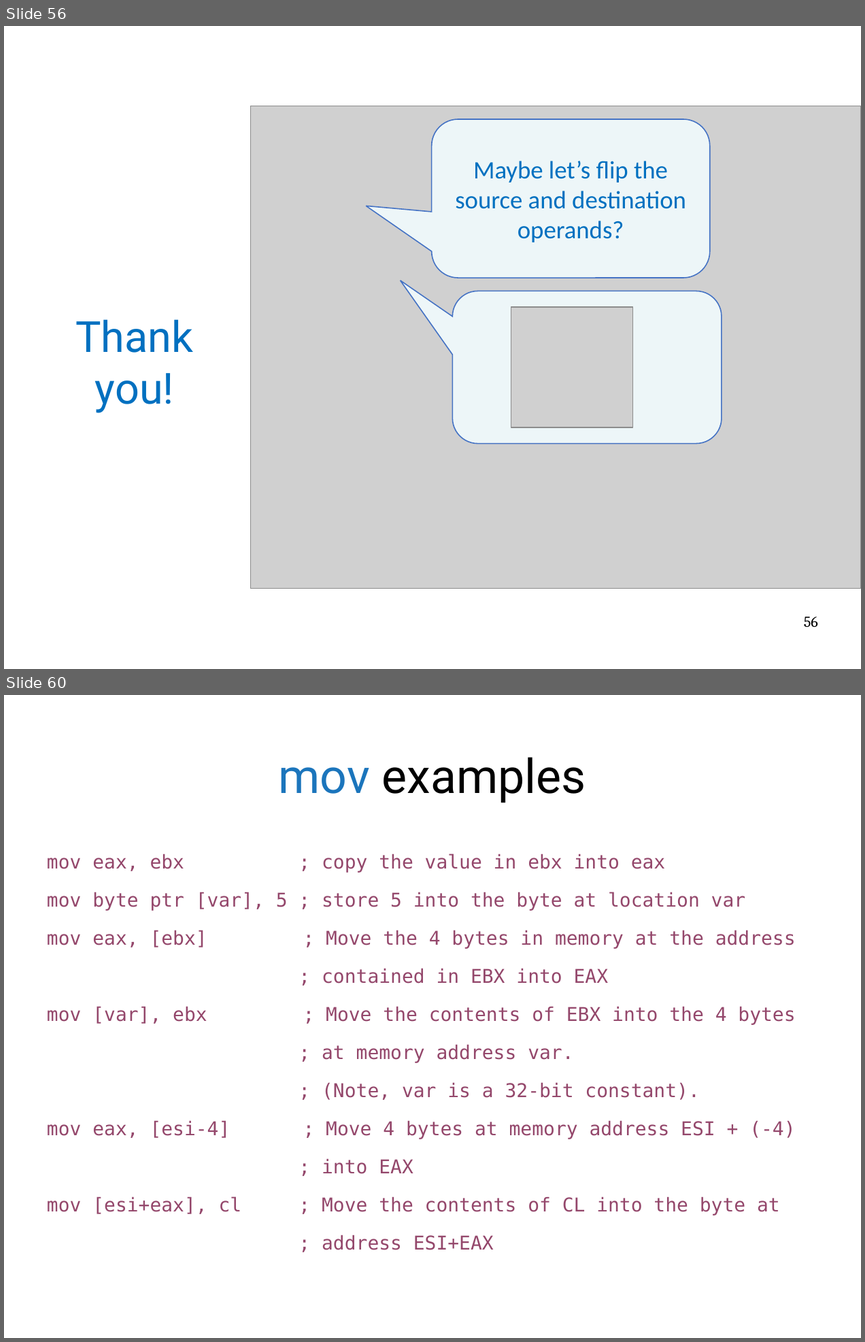
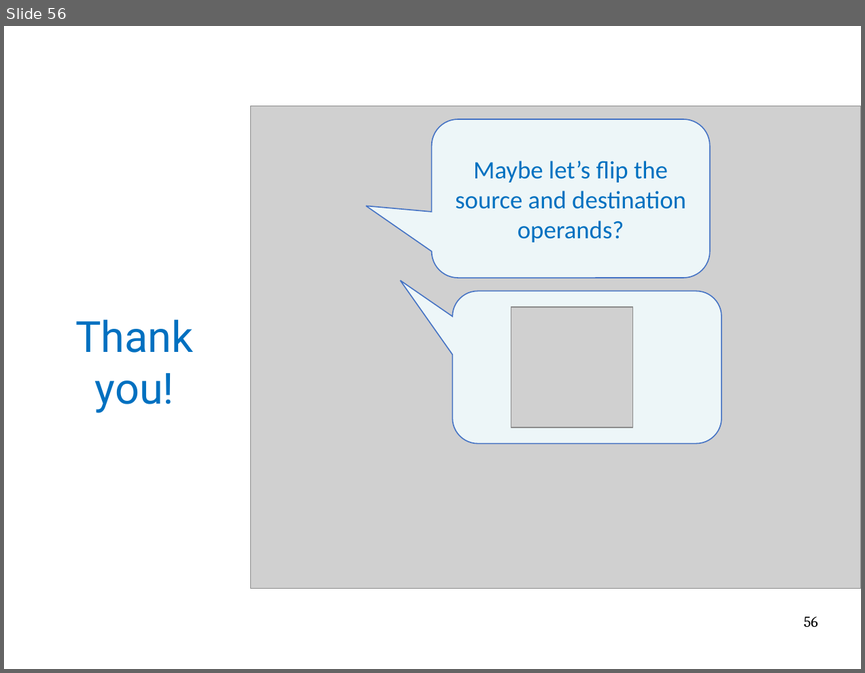
Before and after one commit to mars-research/cs5460, a slide deck: static/lectures/lecture03-x86-asm/lecture03-x86-asm.pptx. Shown one above the other, each under a label of ours: slides 56 and 60 before the commit, slide 56 after it; the slides between them are not shown. The pictures are 865x1342 and 865x673 pixels, drawn with LibreOffice and Linux fonts; fonts in the diff are those of the drawing; grey boxes stand for pictures. Boxes give left, top, right and bottom in pixels: in the first picture for what was removed or moved away, otherwise in the second. Text is boxed around its words. In the diff, an @@ line names an element or a change of style, - is before the commit and + after.

```diff
--- a/static/lectures/lecture03-x86-asm/lecture03-x86-asm.pptx
+++ b/static/lectures/lecture03-x86-asm/lecture03-x86-asm.pptx
@@ slide 60 removed at (4,695,861,1338), background #FFFFFF @@
@@ title removed at (279,757,586,803) @@
-mov examples
@@ text removed at (47,853,796,1250) @@
-mov eax, ebx ; copy the value in ebx into eax
-mov byte ptr [var], 5 ; store 5 into the byte at location var
-mov eax, [ebx] ; Move the 4 bytes in memory at the address
-; contained in EBX into EAX
-mov [var], ebx ; Move the contents of EBX into the 4 bytes
-; at memory address var.
-; (Note, var is a 32-bit constant).
-mov eax, [esi-4] ; Move 4 bytes at memory address ESI + (-4)
-; into EAX
-mov [esi+eax], cl ; Move the contents of CL into the byte at
-; address ESI+EAX
```
Also in this commit, not shown: 49 other slides removed, 23 other files.
